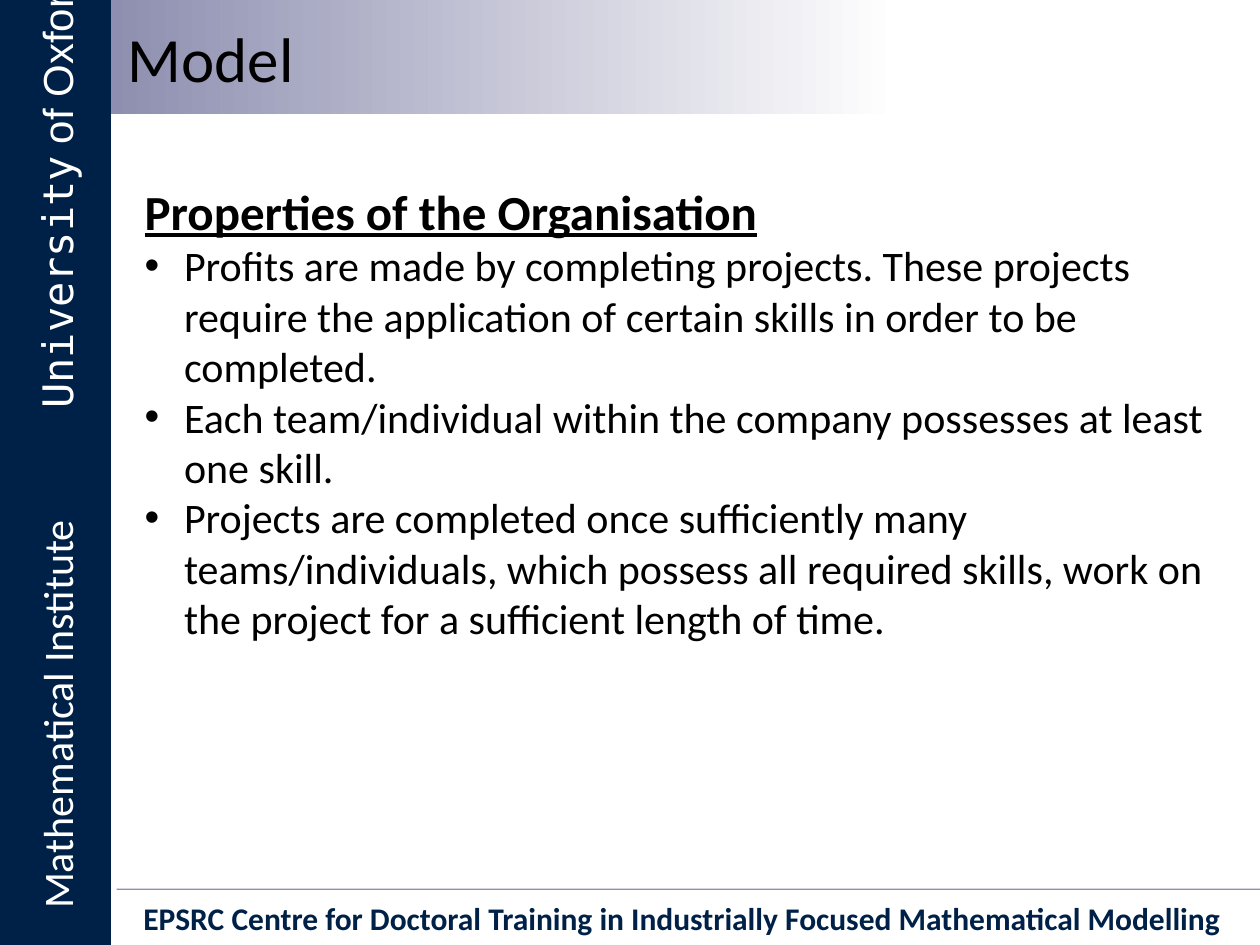
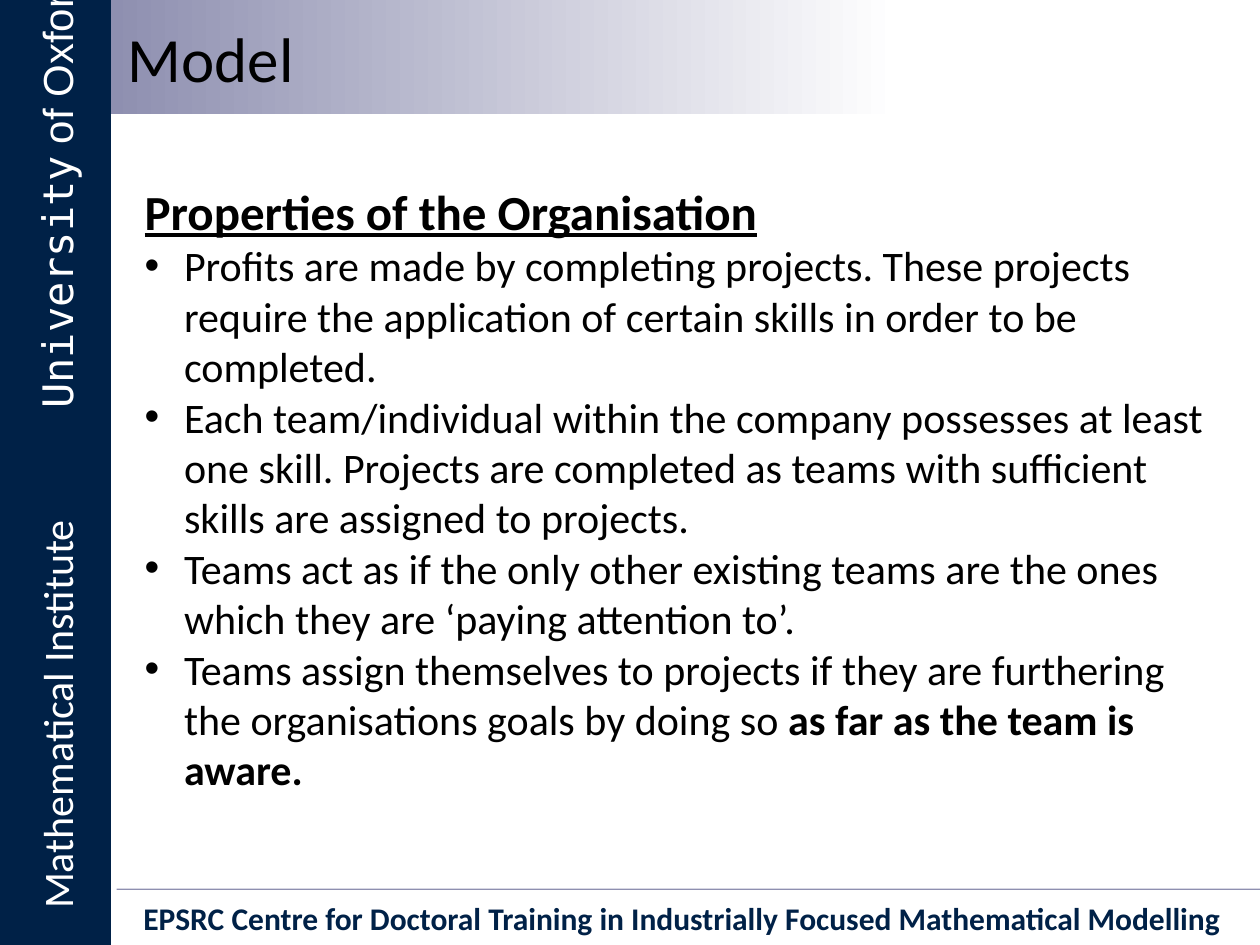
Before and after one commit to Ectheleon/IIT-Mini-Project, a slide deck: slide 11 of Writeup/Presentation/Integrated Information Theory for Organisational Consciousness.pptx (slide 15 before the commit). Drawn at 1260x945 pixels with LibreOffice and Linux fonts; fonts in the diff are those of the drawing; background and template pictures are left out. Boxes give left, top, right and bottom in pixels: in the first picture for what was removed or moved away, otherwise in the second. Text is boxed around its words. In the diff, an @@ line names an element or a change of style, - is before the commit and + after.

```diff
--- a/Writeup/Presentation/Integrated Information Theory for Organisational Consciousness.pptx
+++ b/Writeup/Presentation/Integrated Information Theory for Organisational Consciousness.pptx
@@ text at (x1=184, y1=403, x2=1203, y2=786): text changed @@
-• Each team/individual within the company possesses at least one skill.
-• Projects are completed once sufficiently many teams/individuals, which possess all required skills, work on the project for a sufficient length of time.
+• Each team/individual within the company possesses at least one skill. Projects are completed as teams with sufficient skills are assigned to projects.
+• Teams act as if the only other existing teams are the ones which they are ‘paying attention to’.
+• Teams assign themselves to projects if they are furthering the organisations goals by doing so as far as the team is aware.
```
Also in this commit, not shown: 7 other slides changed, 11 slides added, 13 slides removed.
